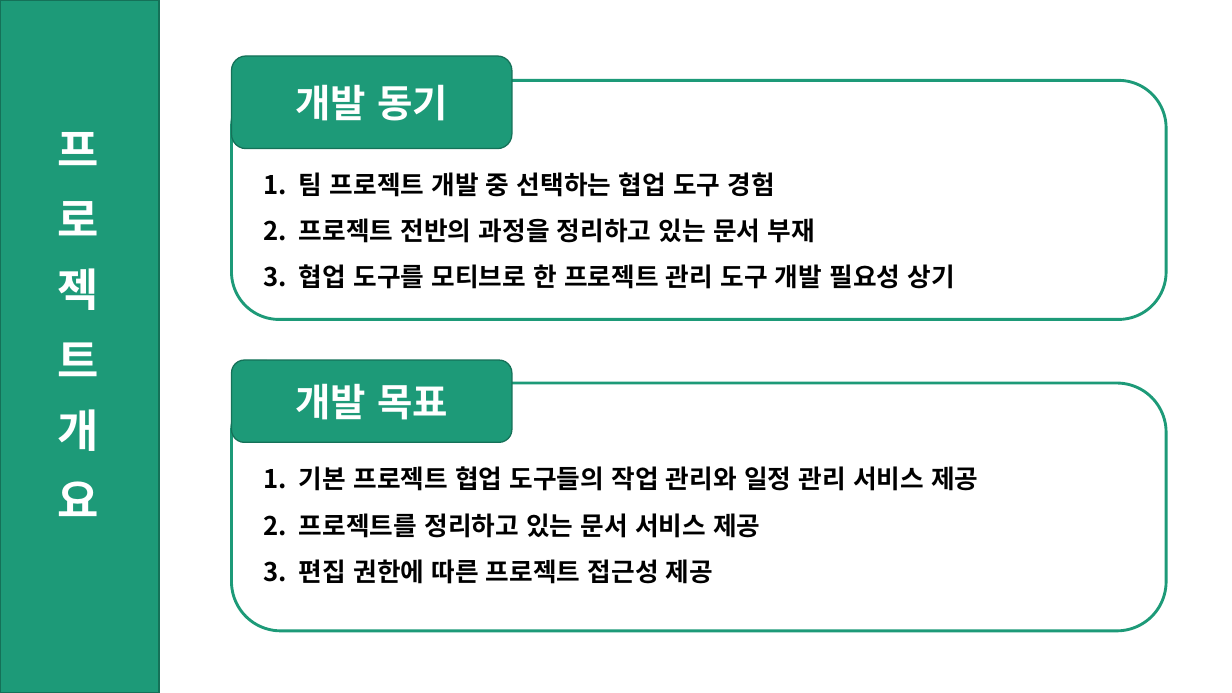
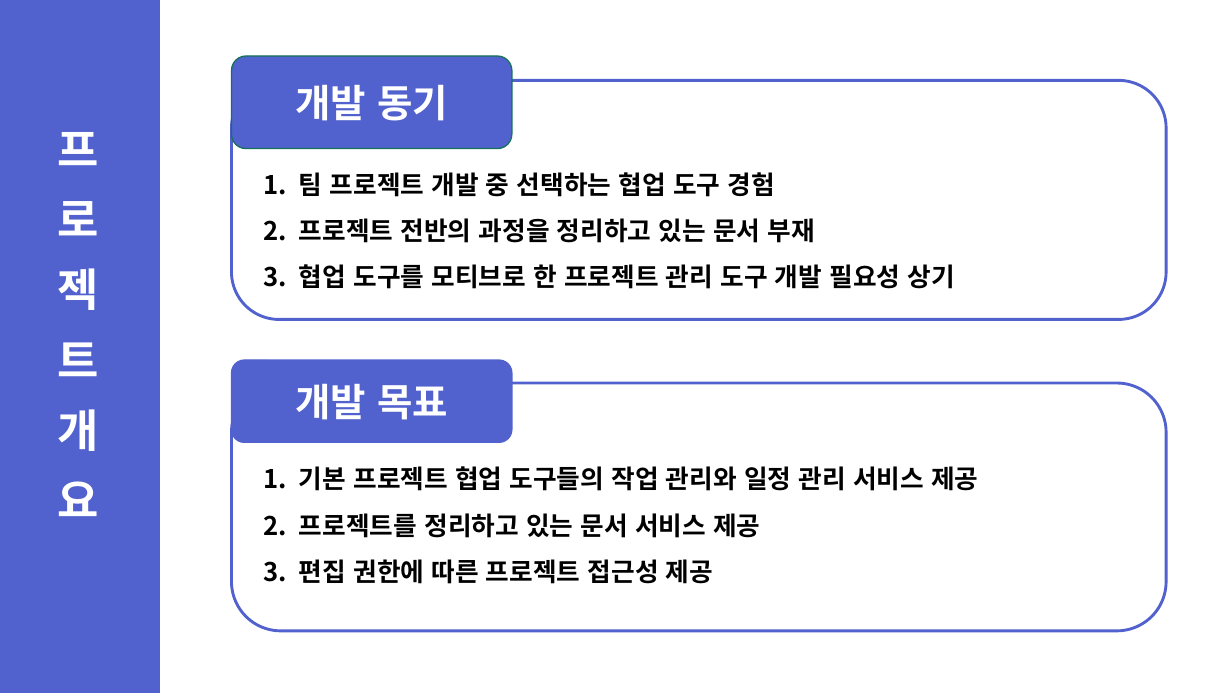
Before and after one commit to ShinHyeonSeong/Final, a slide deck: slide 4 of 기획 UI/A조 프로토타입 발표.pptx (slide 5 before the commit). Drawn at 1232x693 pixels with LibreOffice and Linux fonts; fonts in the diff are those of the drawing. Boxes give left, top, right and bottom in pixels: in the first picture for what was removed or moved away, otherwise in the second. Text is boxed around its words. In the diff, an @@ line names an element or a change of style, - is before the commit and + after.

```diff
--- a/기획 UI/A조 프로토타입 발표.pptx
+++ b/기획 UI/A조 프로토타입 발표.pptx
@@ rectangle at [0,0,159,693]: fill #1D9A78 to #5161CE; outline #157259 1 pt to #5161CE 1 pt @@
@@ rounded rectangle "개발 동기" at [232,56,512,149]: fill #1D9A78 to #5161CE @@
@@ rounded rectangle at [232,80,1166,320]: outline #1D9A78 2.25 pt to #5161CE 2.25 pt @@
@@ rounded rectangle "개발 목표" at [232,360,512,443]: fill #1D9A78 to #5161CE; outline #157259 1 pt to #5161CE 1 pt @@
@@ rounded rectangle at [232,384,1166,631]: outline #1D9A78 2.25 pt to #5161CE 2.25 pt @@
```
Also in this commit, not shown: 5 other slides changed, 1 slide removed, 7 other files.
